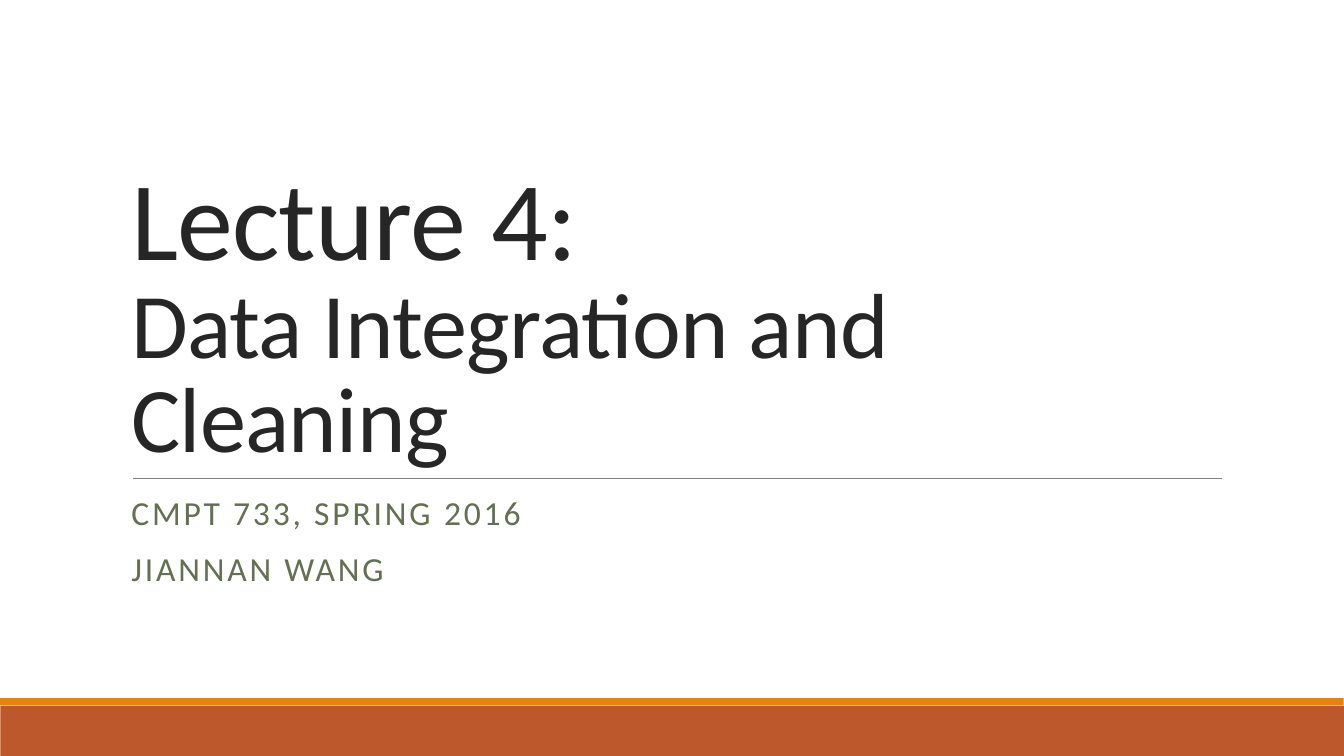
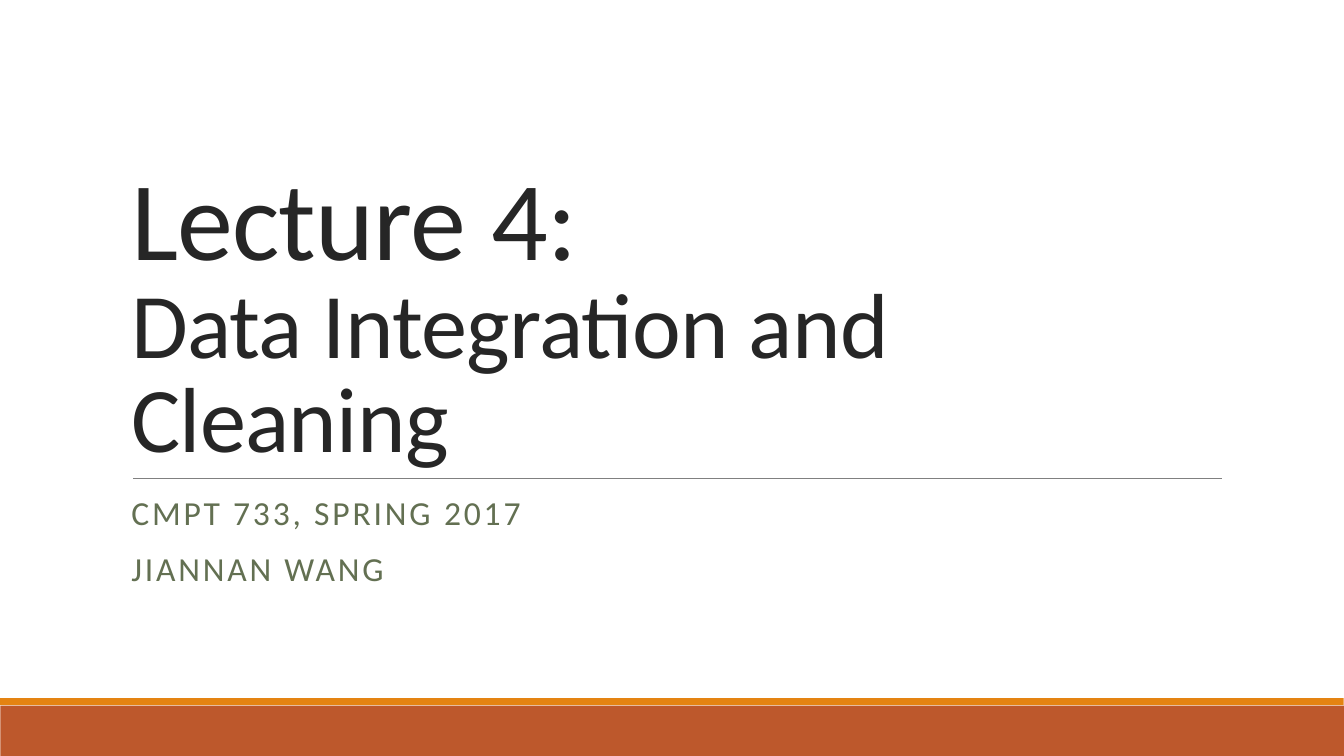
Before and after one commit to ZhensongQian/cmpt733, a slide deck: slide 1 of Lectures/Lec4/lec4.pptx. Drawn at 1344x756 pixels with LibreOffice and Linux fonts; fonts in the diff are those of the drawing. Boxes give left, top, right and bottom in pixels: in the first picture for what was removed or moved away, otherwise in the second. Text is boxed around its words. In the diff, an @@ line names an element or a change of style, - is before the commit and + after.

```diff
--- a/Lectures/Lec4/lec4.pptx
+++ b/Lectures/Lec4/lec4.pptx
@@ subtitle at [131, 503, 521, 529]: text changed @@
-CMPT 733, SPRING 2016
+CMPT 733, SPRING 2017
```
Also in this commit, not shown: 24 other slides changed, 2 other files.
